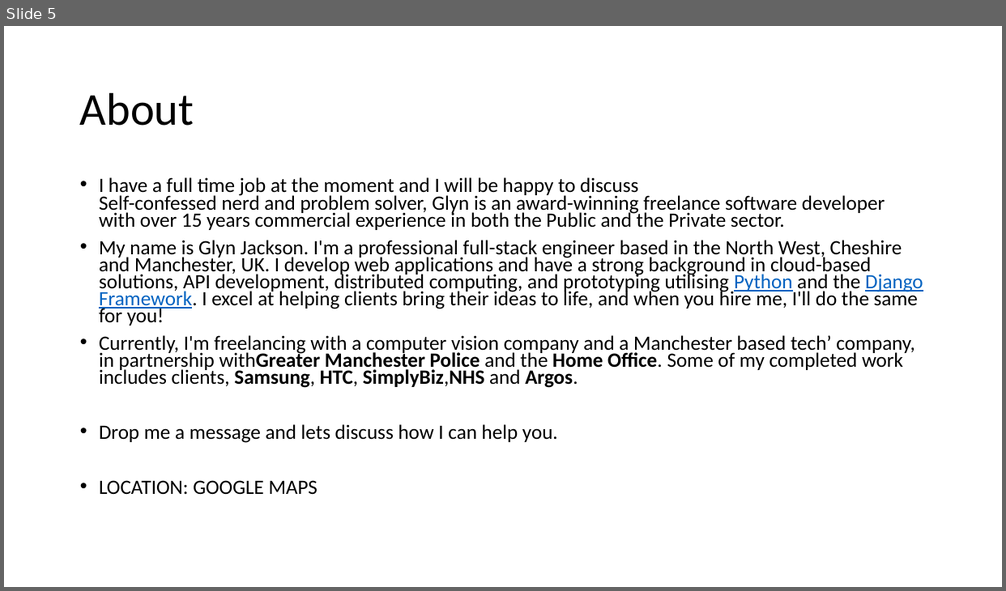
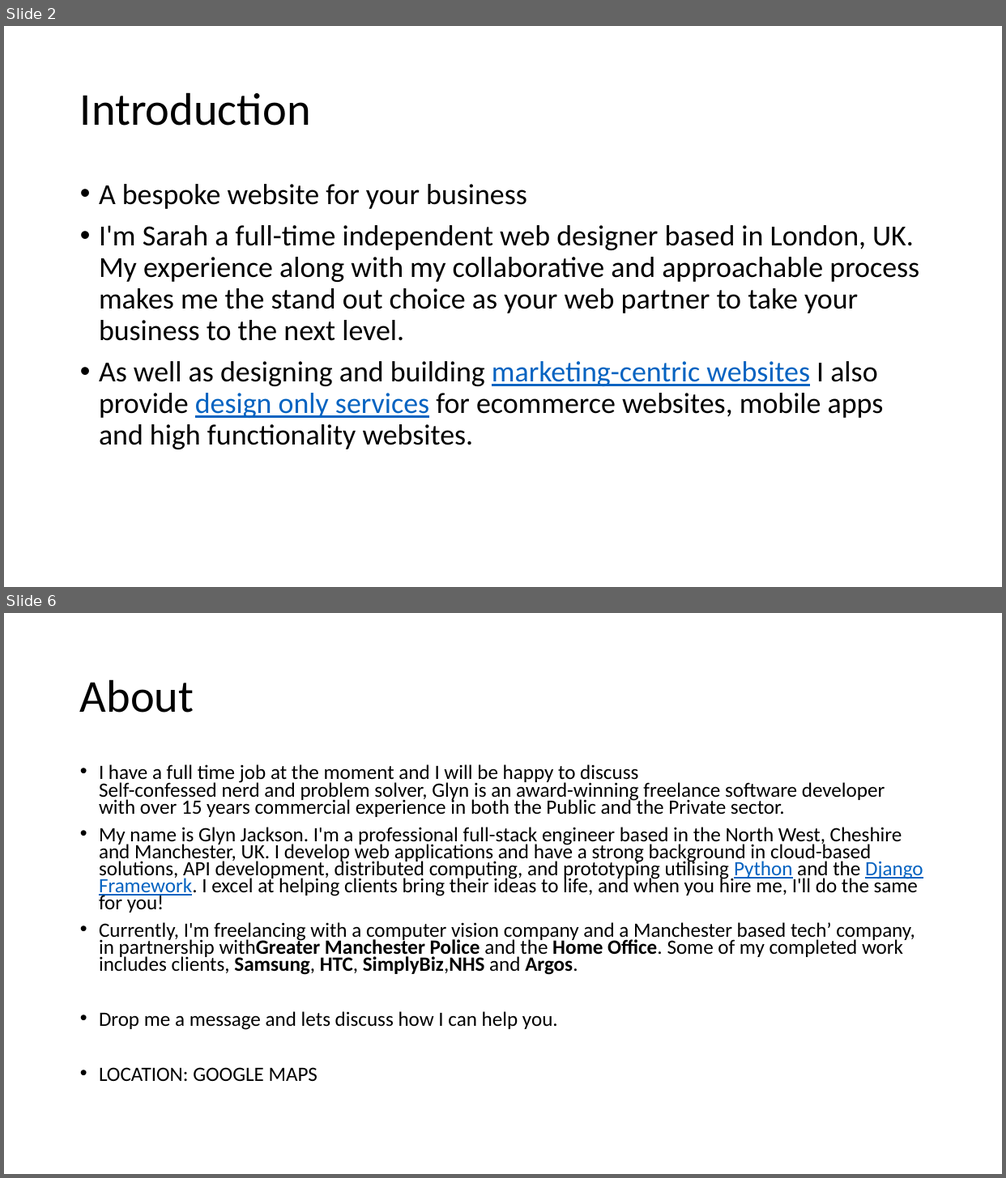
Before and after one commit to rddias/Freelance, a slide deck: structure.pptx. Shown one above the other, each under a label of ours: slide 5 before the commit, slides 2 and 6 after it; the slides between them are not shown. The pictures are 1006x591 and 1006x1178 pixels, drawn with LibreOffice and Linux fonts; fonts in the diff are those of the drawing. Boxes give left, top, right and bottom in pixels: in the first picture for what was removed or moved away, otherwise in the second. Text is boxed around its words. In the diff, an @@ line names an element or a change of style, - is before the commit and + after.

```diff
--- a/structure.pptx
+++ b/structure.pptx
@@ slide 2 added at (4,26,1002,587), background #FFFFFF @@
@@ title added at (80,92,311,126), 44 pt, text #000000 @@
+Introduction
@@ text added at (99,184,919,450), 28 pt, text #000000 @@
+• A bespoke website for your business
+• I'm Sarah a full-time independent web designer based in London, UK. My experience along with my collaborative and approachable process makes me the stand out choice as your web partner to take your business to the next level.
+• As well as designing and building marketing-centric websites I also provide design only services for ecommerce websites, mobile apps and high functionality websites.
@@ what was slide 5 is now slide 6 @@
```
Also in this commit, not shown: 4 slides changed, 6 other files.
